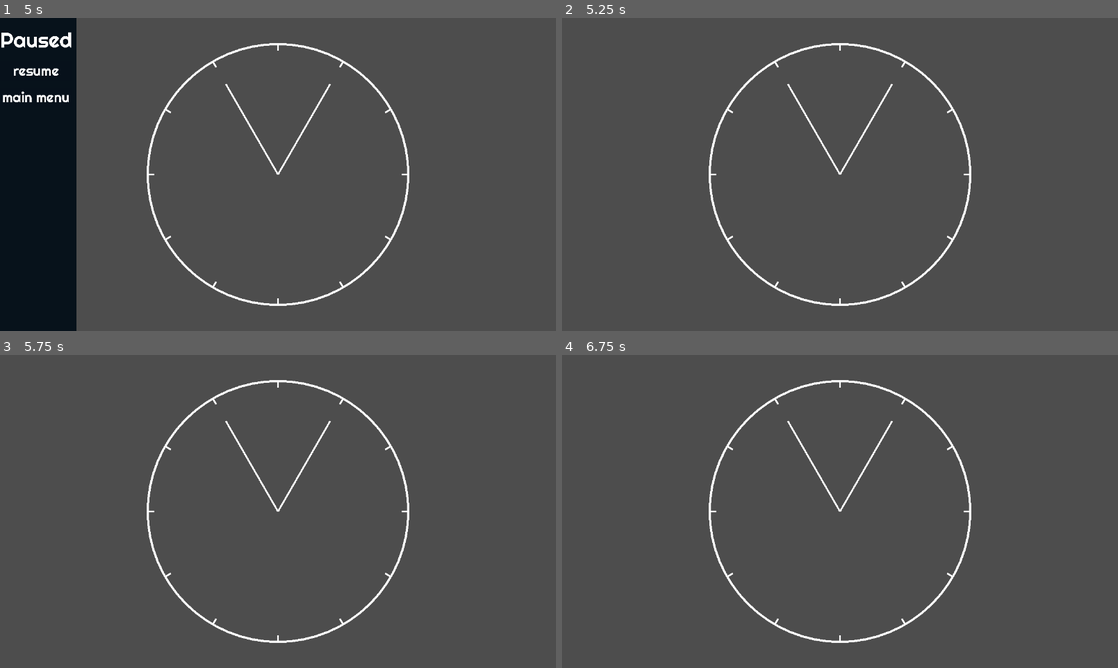
Above: before the commit, frames 1-4 (two rows, left to right).
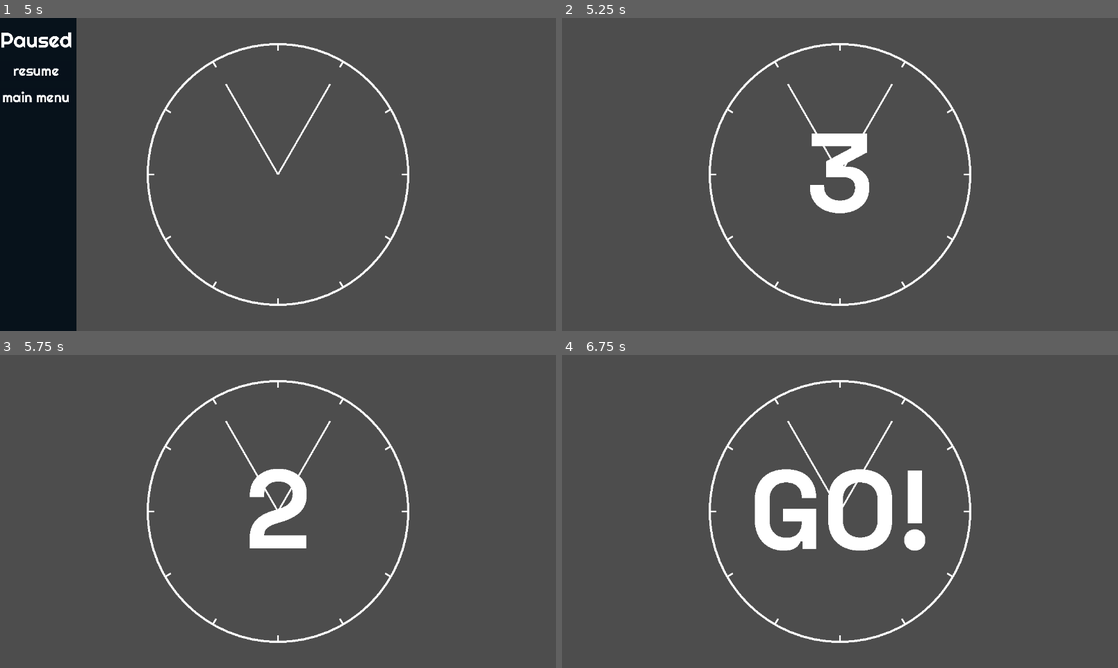
Above: after the commit, the same moments.

Repository: jollyroger182/clocked-in
Game: Godot game, scene res://scenes/menu/menu.tscn
The game is run twice, just before and just after one commit, with the same random seed, the same clock (stepped at 60 frames per second) and the same inputs. Sound files missing from this copy of the repository are replaced by a short silence.
Inputs (mouse positions are in pixels of both pictures, inside the frame that each line leads up to):
- Up to frame 1 (5 s): click "play" at 0.5 s; tap Enter at 1.25, 2.75, 4.25 s; move the mouse to (400, 158) at 1.27 s; hold Right 1.28-2 s; hold Space (hit) 1.28-2 s; click (400, 158) at 1.42 s; drag from (166, 190) to (250, 237) at 2.02 s; move the mouse to (333, 105) at 2.77 s; hold Right 2.78-3.5 s; tap Shift at 2.85 s; tap Space (hit) at 3.5 s; drag from (250, 237) to (111, 127) at 3.52 s; move the mouse to (444, 221) at 4.27 s; hold Left from 4.28 s (still down); tap Alt at 4.35 s; tap Escape (pause) at 4.9 s
- Up to frame 2 (5.25 s): release Left at 5 s; click "resume" at 5 s
- Up to frame 3 (5.75 s): no input
- Up to frame 4 (6.75 s): drag from (673, 464) to (756, 433) at 5.77 s; move the mouse to (867, 511) at 6.52 s; hold Down from 6.53 s (still down); hold Space (hit) from 6.53 s (still down); click (867, 511) at 6.67 s

Frame 1 is identical in both runs. In frame 2, 1.5% of the frame differs, in the area x 44-56%, y 36-63%; in frame 3, 1.5%; in frame 4, 4.0%, in the area x 34-66%, y 36-63%.

Commit message:
countdown :shocked:

Diff:
--- a/scenes/game/game.tscn
+++ b/scenes/game/game.tscn
@@ -6,6 +6,7 @@
 [ext_resource type="Script" uid="uid://s4j765e0is6s" path="res://scripts/conductor.gd" id="3_0sr1o"]
 [ext_resource type="Script" uid="uid://cy4axvv5kvnwb" path="res://scenes/game/notes.gd" id="3_lfrn8"]
 [ext_resource type="PackedScene" uid="uid://dqsf0q8tcjq44" path="res://scenes/menu/pause.tscn" id="6_5i0tg"]
+[ext_resource type="PackedScene" uid="uid://dc01fvxkslqib" path="res://scenes/menu/countdown.tscn" id="7_bdhmt"]
 
 [node name="Game" type="Node2D" node_paths=PackedStringArray("conductor", "hands", "pause_menu")]
 script = ExtResource("1_kelw5")
@@ -49,3 +50,5 @@
 
 [node name="pause" parent="CanvasLayer" instance=ExtResource("6_5i0tg")]
 visible = false
+
+[node name="countdown" parent="CanvasLayer" instance=ExtResource("7_bdhmt")]
--- /dev/null
+++ b/scenes/menu/countdown.gd
@@ -0,0 +1,23 @@
+extends Control
+
+func start_countdown():
+	visible = true
+	_countdown(0)
+
+func _countdown(idx : int):
+	var tween = get_tree().create_tween()
+
+	var displayed_node = get_child(idx)
+	var start_pos = displayed_node.position
+	displayed_node.visible = true
+	tween.set_pause_mode(Tween.TWEEN_PAUSE_PROCESS)
+	tween.tween_property(displayed_node, "position", displayed_node.position + Vector2.UP*10, 0.5).set_ease(Tween.EASE_OUT)
+	await tween.finished
+	displayed_node.visible = false
+	displayed_node.position = start_pos
+	print(get_child_count(), " ", idx+1)
+	if idx+1<get_child_count():
+		_countdown(idx+1)
+	else:
+		get_tree().paused = false
+		visible = false
--- /dev/null
+++ b/scenes/menu/countdown.tscn
@@ -0,0 +1,101 @@
+[gd_scene load_steps=4 format=3 uid="uid://dc01fvxkslqib"]
+
+[ext_resource type="Script" uid="uid://cyvs3ewrelsf4" path="res://scenes/menu/countdown.gd" id="1_lrf85"]
+[ext_resource type="FontFile" uid="uid://dq1nhpf7cww06" path="res://assets/fonts/SpaceGrotesk-Bold.ttf" id="1_v313q"]
+
+[sub_resource type="LabelSettings" id="LabelSettings_lrf85"]
+font = ExtResource("1_v313q")
+font_size = 256
+
+[node name="countdown" type="Control"]
+process_mode = 3
+visible = false
+layout_mode = 3
+anchors_preset = 8
+anchor_left = 0.5
+anchor_top = 0.5
+anchor_right = 0.5
+anchor_bottom = 0.5
+offset_left = -20.0
+offset_top = -20.0
+offset_right = 20.0
+offset_bottom = 20.0
+grow_horizontal = 2
+grow_vertical = 2
+script = ExtResource("1_lrf85")
+
+[node name="3" type="Label" parent="."]
+visible = false
+layout_mode = 1
+anchors_preset = 8
+anchor_left = 0.5
+anchor_top = 0.5
+anchor_right = 0.5
+anchor_bottom = 0.5
+offset_left = -20.0
+offset_top = -11.5
+offset_right = 20.0
+offset_bottom = 11.5
+grow_horizontal = 2
+grow_vertical = 2
+text = "3"
+label_settings = SubResource("LabelSettings_lrf85")
+horizontal_alignment = 1
+vertical_alignment = 1
+
+[node name="2" type="Label" parent="."]
+visible = false
+layout_mode = 1
+anchors_preset = 8
+anchor_left = 0.5
+anchor_top = 0.5
+anchor_right = 0.5
+anchor_bottom = 0.5
+offset_left = -20.0
+offset_top = -11.5
+offset_right = 20.0
+offset_bottom = 11.5
+grow_horizontal = 2
+grow_vertical = 2
+text = "2"
+label_settings = SubResource("LabelSettings_lrf85")
+horizontal_alignment = 1
+vertical_alignment = 1
+
+[node name="1" type="Label" parent="."]
+visible = false
+layout_mode = 1
+anchors_preset = 8
+anchor_left = 0.5
+anchor_top = 0.5
+anchor_right = 0.5
+anchor_bottom = 0.5
+offset_left = -20.0
+offset_top = -11.5
+offset_right = 20.0
+offset_bottom = 11.5
+grow_horizontal = 2
+grow_vertical = 2
+text = "1"
+label_settings = SubResource("LabelSettings_lrf85")
+horizontal_alignment = 1
+vertical_alignment = 1
+
+[node name="go" type="Label" parent="."]
+visible = false
+layout_mode = 1
+anchors_preset = 8
+anchor_left = 0.5
+anchor_top = 0.5
+anchor_right = 0.5
+anchor_bottom = 0.5
+offset_left = -20.0
+offset_top = -11.5
+offset_right = 20.0
+offset_bottom = 11.5
+grow_horizontal = 2
+grow_vertical = 2
+text = "GO!"
+label_settings = SubResource("LabelSettings_lrf85")
+horizontal_alignment = 1
+vertical_alignment = 1
--- a/scenes/menu/pause.gd
+++ b/scenes/menu/pause.gd
@@ -18,12 +18,13 @@
 
 func unpause() -> void:
 	print("unpause")
-	get_tree().paused = false
+	#get_tree().paused = false
 	if tween: tween.kill()
 	tween = create_tween()
 	tween.set_trans(Tween.TRANS_EXPO)
 	tween.set_ease(Tween.EASE_OUT)
 	tween.tween_property(self, "position:x", -size.x, duration)
+	$"../countdown".call("start_countdown")
 	#tween.tween_property(self, "visible", false, 1)
 
 
Not shown: 1 places in scenes/game/game.tscn that only renumber resources
Not shown, added: scenes/menu/countdown.gd.uid
